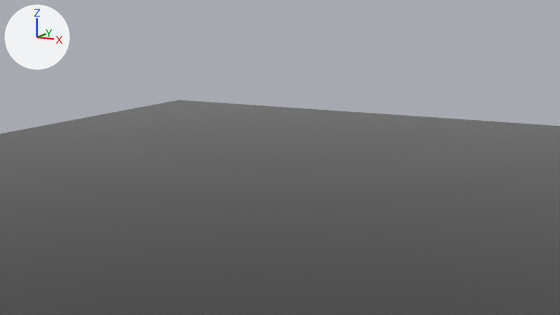
The Blender file tutorial_man/block_man.blend as it was, and as the next commit left it.
Camera for both pictures: the file's camera 'Camera'. The lights are fixed; the arrows at upper left show +X, +Y and +Z.
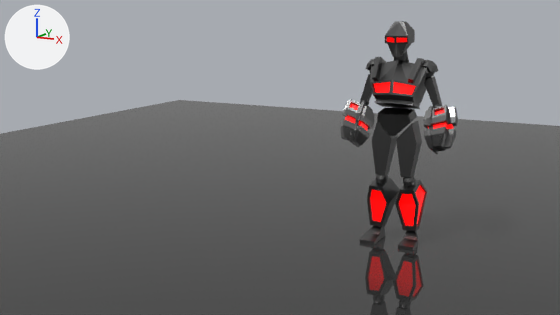
Boxes [x1, y1, x2, y2] around the edits, measured in the pictures (560 x 315 px):
'LowerArm_L.002', shown: after [340, 99, 458, 154]
'Torso.002', shown: after [370, 56, 427, 109]
'LowerLeg_L.002', shown: after [367, 177, 427, 231]
'UpperLeg_L.002', shown: after [372, 121, 422, 178]
'Head.002', shown: after [385, 21, 415, 57]
'Pelvis.002', shown: after [377, 108, 417, 136]
'Foot_L.002', shown: after [360, 226, 418, 250]
'UpperArm_L.002', shown: after [360, 74, 442, 107]
'Shoulder_L.002', shown: after [365, 58, 438, 80]
'Knee_L.002', shown: after [376, 174, 415, 187]
'Neck.002', shown: after [394, 50, 409, 62]
'Elbow_L', shown: after [360, 100, 442, 108]

What changed in the scene script:
```text
Change ob_upperleg_l_002:
    remove ob_upperleg_l_002.hide_set(True)  # its collection is switched off
Change ob_knee_l_002:
    remove ob_knee_l_002.hide_set(True)  # its collection is switched off
Change ob_lowerleg_l_002:
    remove ob_lowerleg_l_002.hide_set(True)  # its collection is switched off
Change ob_foot_l_002:
    remove ob_foot_l_002.hide_set(True)  # its collection is switched off
Change ob_pelvis_002:
    remove ob_pelvis_002.hide_set(True)  # its collection is switched off
Change ob_torso_002:
    remove ob_torso_002.hide_set(True)  # its collection is switched off
Change ob_shoulder_l_002:
    remove ob_shoulder_l_002.hide_set(True)  # its collection is switched off
Change ob_upperarm_l_002:
    remove ob_upperarm_l_002.hide_set(True)  # its collection is switched off
Change ob_lowerarm_l_002:
    remove ob_lowerarm_l_002.hide_set(True)  # its collection is switched off
Change ob_neck_002:
    remove ob_neck_002.hide_set(True)  # its collection is switched off
Change ob_head_002:
    remove ob_head_002.hide_set(True)  # its collection is switched off
Change ob_elbow_l:
    remove ob_elbow_l.hide_set(True)  # its collection is switched off
```
